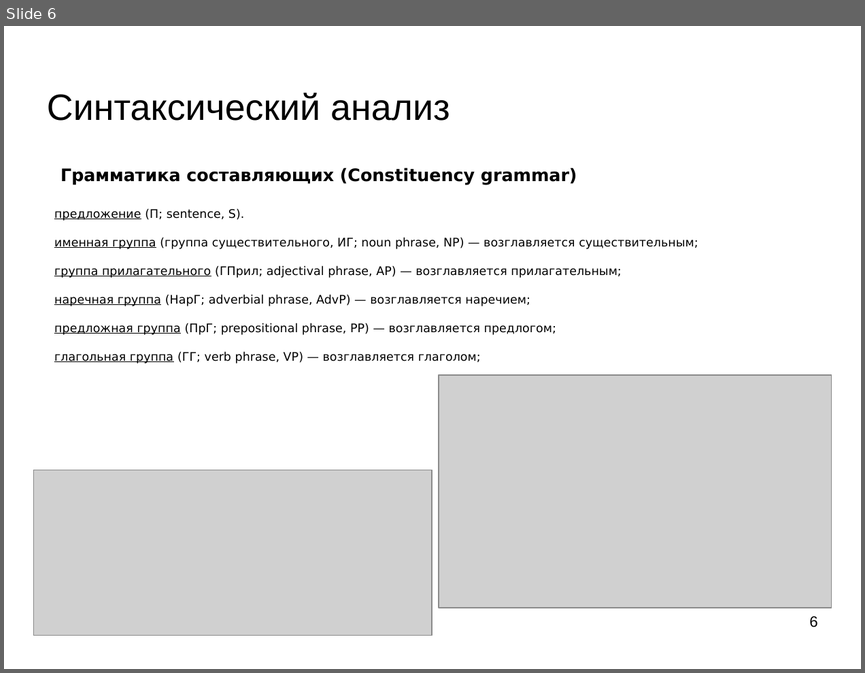
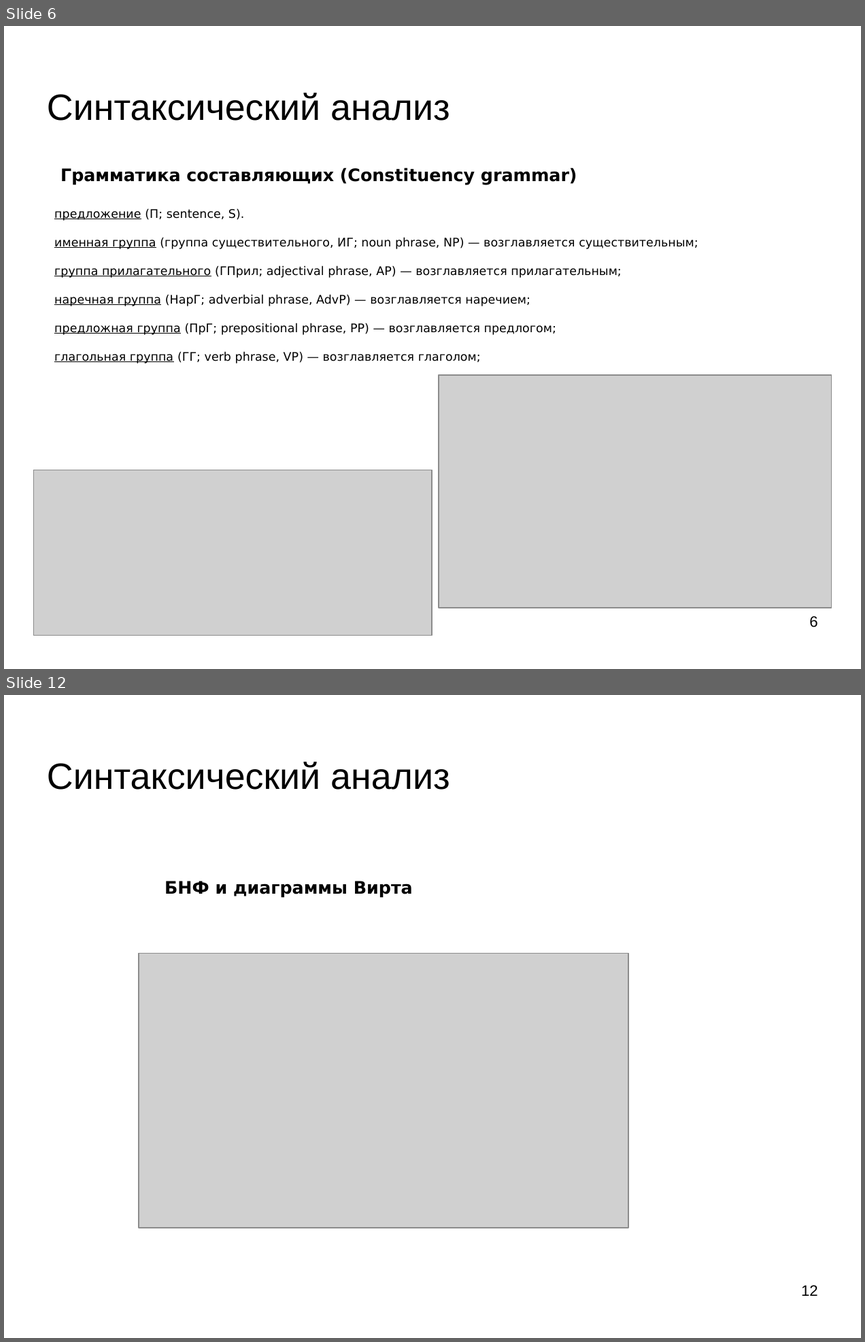
Before and after one commit to mechanoid5/ml_nlp_2023_II, a slide deck: 09-synt-grammar.odp. Shown one above the other, each under a label of ours: slide 6 before the commit, slides 6 and 12 after it; the slides between them are not shown. The pictures are 865x673 and 865x1342 pixels, drawn with LibreOffice and Linux fonts; fonts in the diff are those of the drawing; grey boxes stand for pictures; background and template pictures are left out. Boxes give left, top, right and bottom in pixels: in the first picture for what was removed or moved away, otherwise in the second. Text is boxed around its words. In the diff, an @@ line names an element or a change of style, - is before the commit and + after.

```diff
--- a/09-synt-grammar.odp
+++ b/09-synt-grammar.odp
@@ slide 12 added at (4, 695, 861, 1338), background picture (left out) @@
@@ title added at (47, 762, 450, 790), 33.9 pt, text #000000 @@
+Синтаксический анализ
@@ text added at (164, 881, 413, 897), 16 pt, text #000000, bold @@
+БНФ и диаграммы Вирта
@@ picture added at (139, 953, 628, 1227) @@
@@ page number added at (801, 1285, 818, 1295), 14 pt, text #000000 @@
+12
```
Also in this commit, not shown: 1 slide changed, 29 other slides added, 18 other files.
